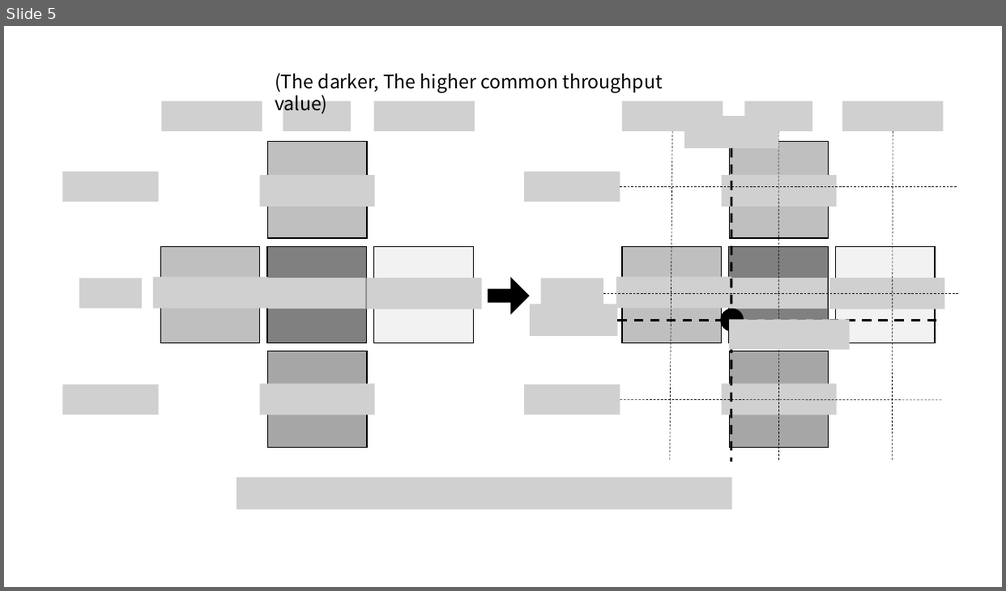
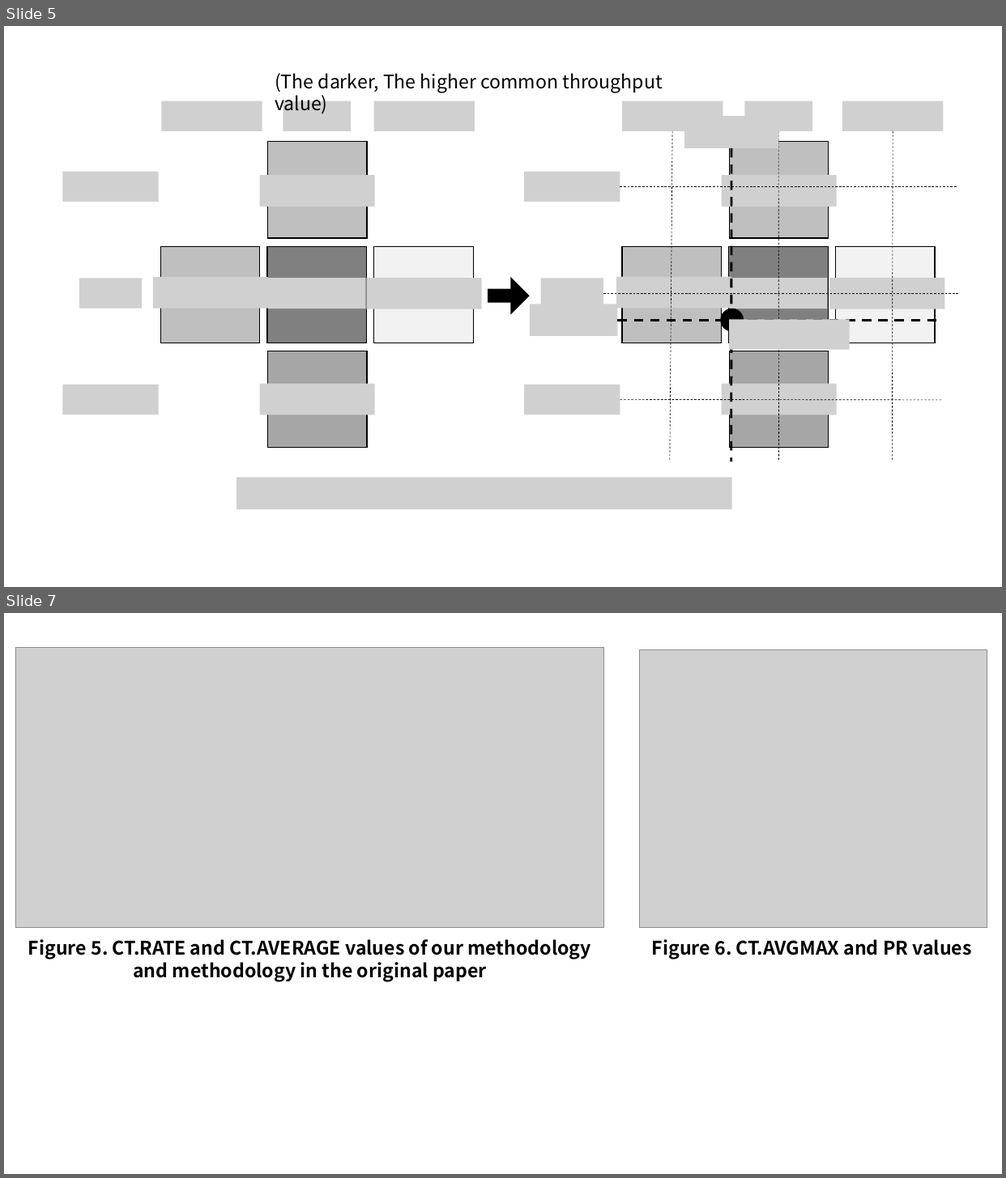
Before and after one commit to WannaBeSuperteur/2020, a slide deck: WPCN/for_final_paper.pptx. Shown one above the other, each under a label of ours: slide 5 before the commit, slides 5 and 7 after it; the slides between them are not shown. The pictures are 1006x591 and 1006x1178 pixels, drawn with LibreOffice and Linux fonts; fonts in the diff are those of the drawing; grey boxes stand for pictures. Boxes give left, top, right and bottom in pixels: in the first picture for what was removed or moved away, otherwise in the second. Text is boxed around its words. In the diff, an @@ line names an element or a change of style, - is before the commit and + after.

Commit message:
update: upload draft for the paper

```diff
--- a/WPCN/for_final_paper.pptx
+++ b/WPCN/for_final_paper.pptx
@@ slide 7 added at box(4, 613, 1002, 1174), background #FFFFFF @@
@@ picture added at box(16, 648, 604, 928) @@
@@ picture added at box(640, 649, 987, 928) @@
@@ text added at box(28, 939, 591, 982), 18 pt, text #000000, bold @@
+Figure 5. CT.RATE and CT.AVERAGE values of our methodology
+and methodology in the original paper
@@ text added at box(652, 939, 972, 960), 18 pt, text #000000, bold @@
+Figure 6. CT.AVGMAX and PR values
```
Also in this commit, not shown: 4 slides changed, 2 other files.
